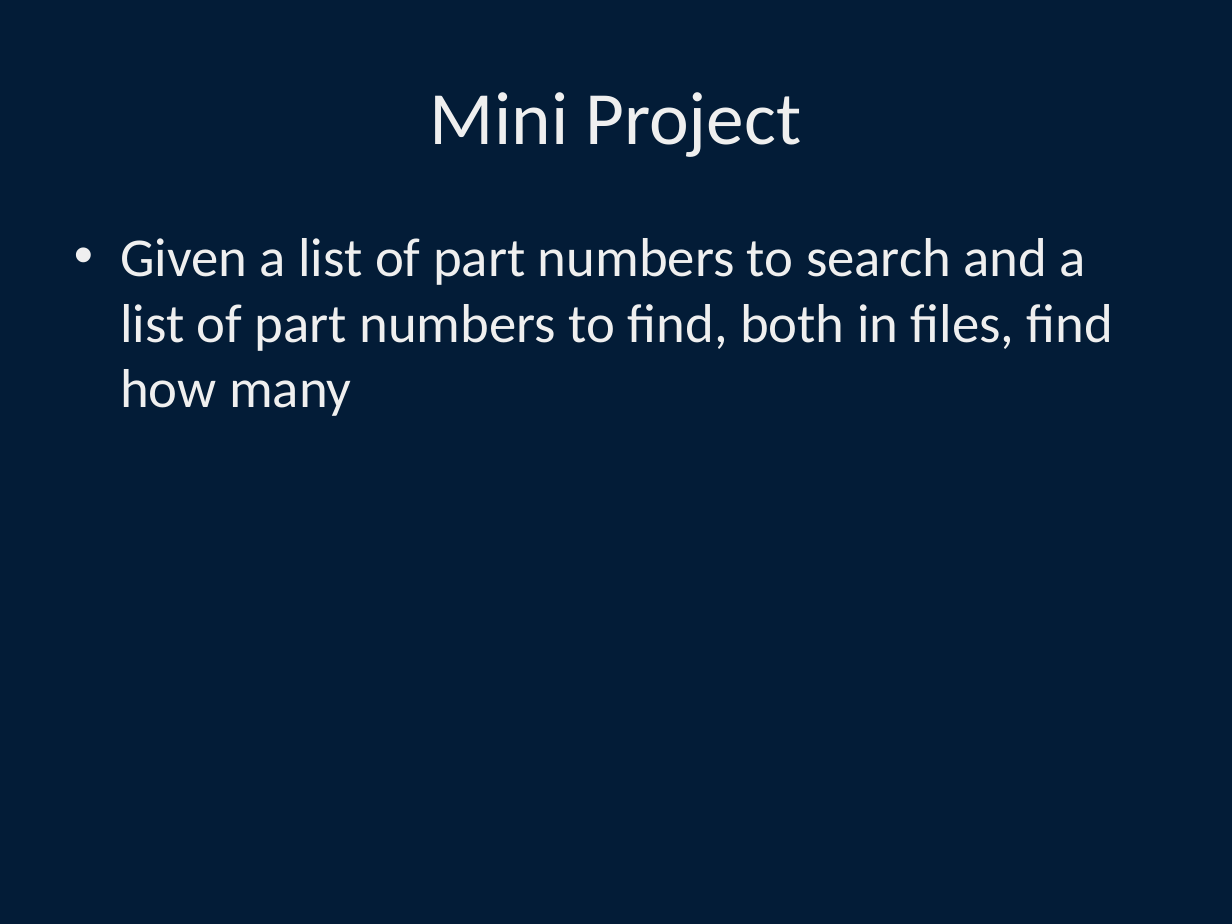
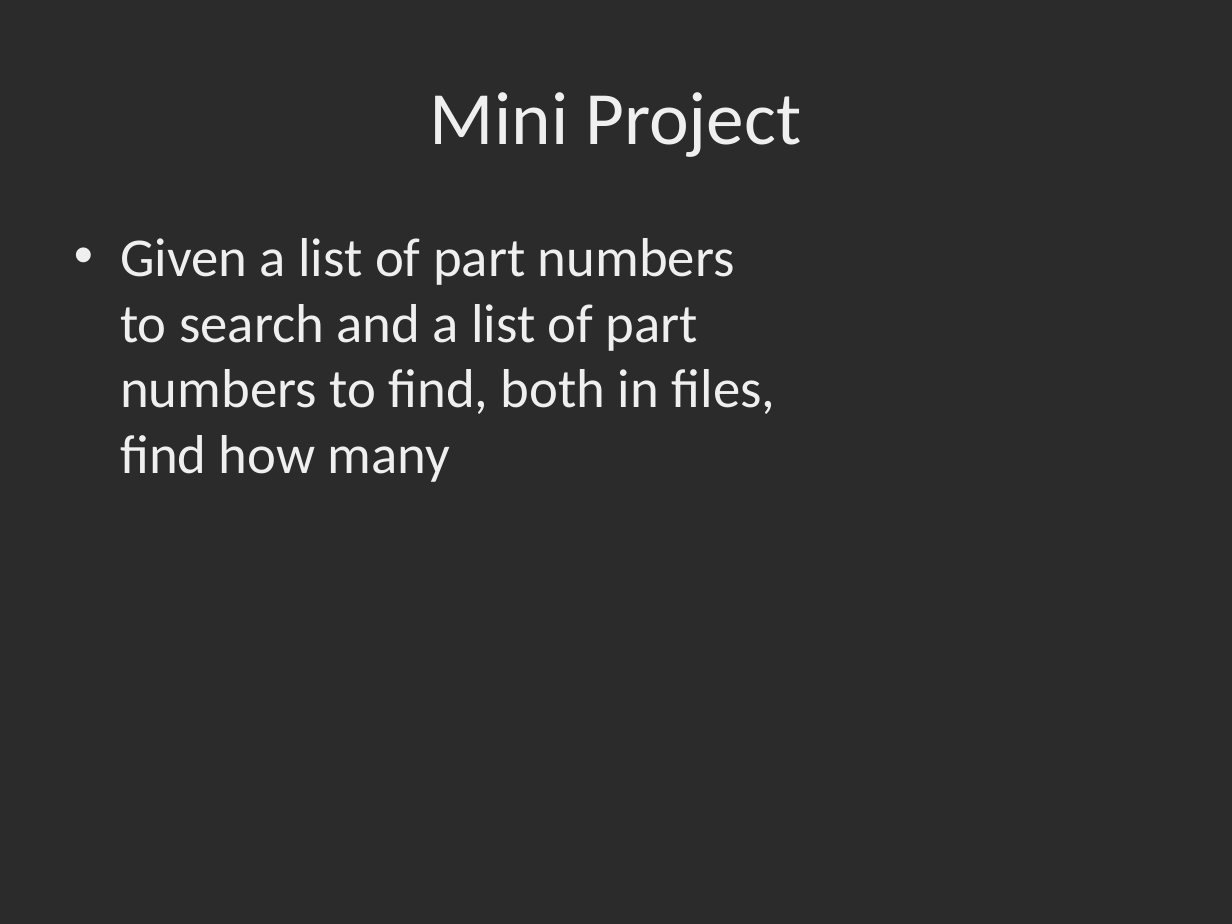
Before and after one commit to dbowmans46/PracticalProgramming, a slide deck: slide 27 of Session 7 - Python/Instructional Material/Python Review and Tutorial.pptx (slide 26 before the commit). Drawn at 1232x924 pixels with LibreOffice and Linux fonts; fonts in the diff are those of the drawing; background and template pictures are left out; a plain dark background stands for a picture behind light text. Boxes give left, top, right and bottom in pixels: in the first picture for what was removed or moved away, otherwise in the second. Text is boxed around its words. In the diff, an @@ line names an element or a change of style, - is before the commit and + after.

Commit message:
Added updated review powerpoint, class example code, and the start of a mini project

```diff
--- a/Session 7 - Python/Instructional Material/Python Review and Tutorial.pptx
+++ b/Session 7 - Python/Instructional Material/Python Review and Tutorial.pptx
@@ background #031C37 to picture (left out) @@
@@ text "Given a list of part ..." rewrapped from (x1=120, y1=238, x2=1113, y2=416) to (x1=120, y1=238, x2=776, y2=482) @@
```
Also in this commit, not shown: 2 other slides changed, 1 slide added, 5 other files.
